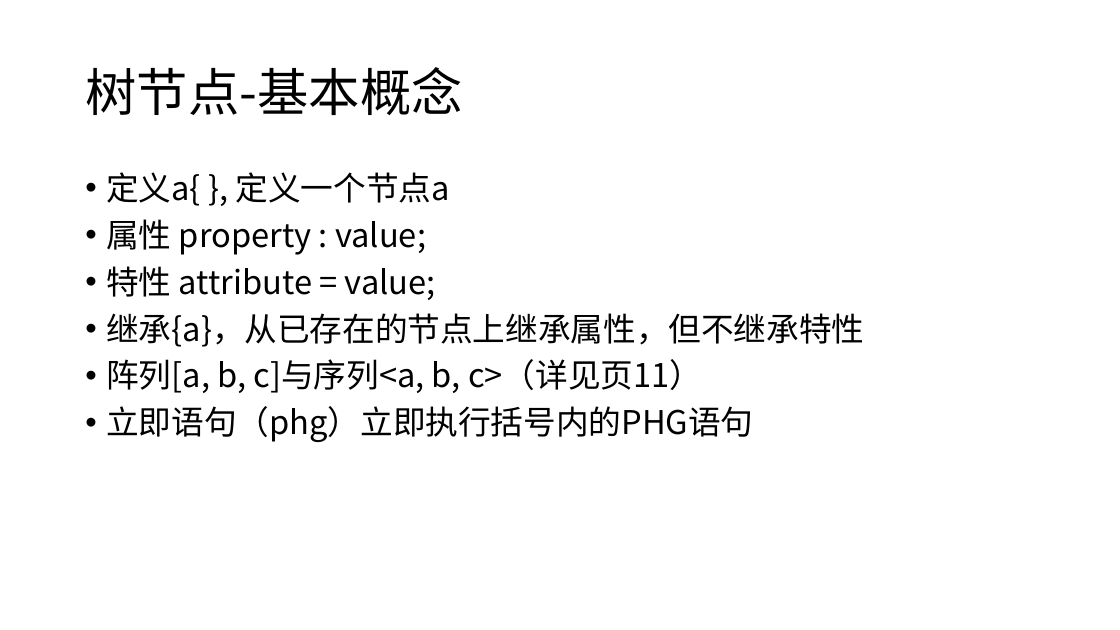
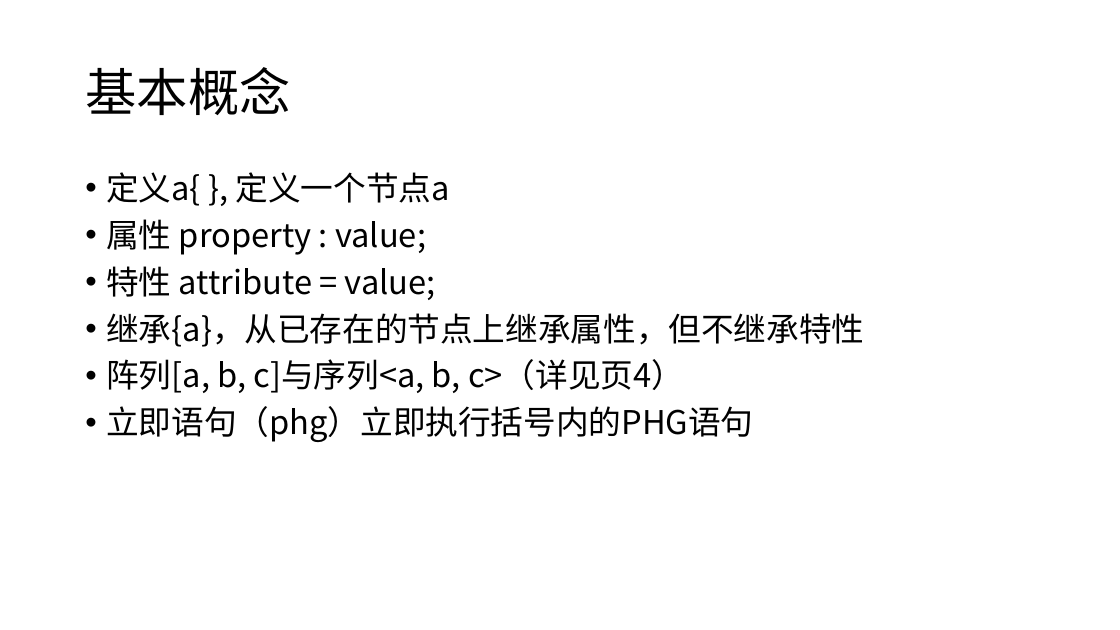
Before and after one commit to panguojun/.PHG., a slide deck: slide 3 of PHG语法手册.pptx (slide 7 before the commit). Drawn at 1120x630 pixels with LibreOffice and Linux fonts; fonts in the diff are those of the drawing. Boxes give left, top, right and bottom in pixels: in the first picture for what was removed or moved away, otherwise in the second. Text is boxed around its words. In the diff, an @@ line names an element or a change of style, - is before the commit and + after.

```diff
--- a/PHG语法手册.pptx
+++ b/PHG语法手册.pptx
@@ title at <box>85,67,290,115</box>: text changed @@
-树节点-基本概念
+基本概念
@@ text at <box>106,359,684,393</box>: text changed @@
-• 阵列[a, b, c]与序列<a, b, c>（详见页11）
+• 阵列[a, b, c]与序列<a, b, c>（详见页4）
```
Also in this commit, not shown: 3 other slides changed, 2 slides added, 4 other files.
